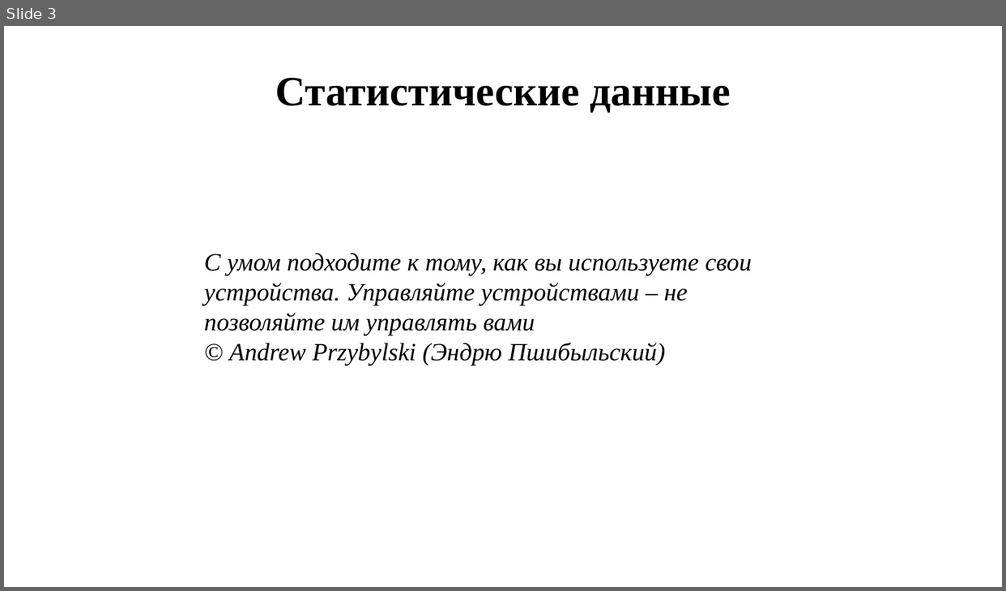
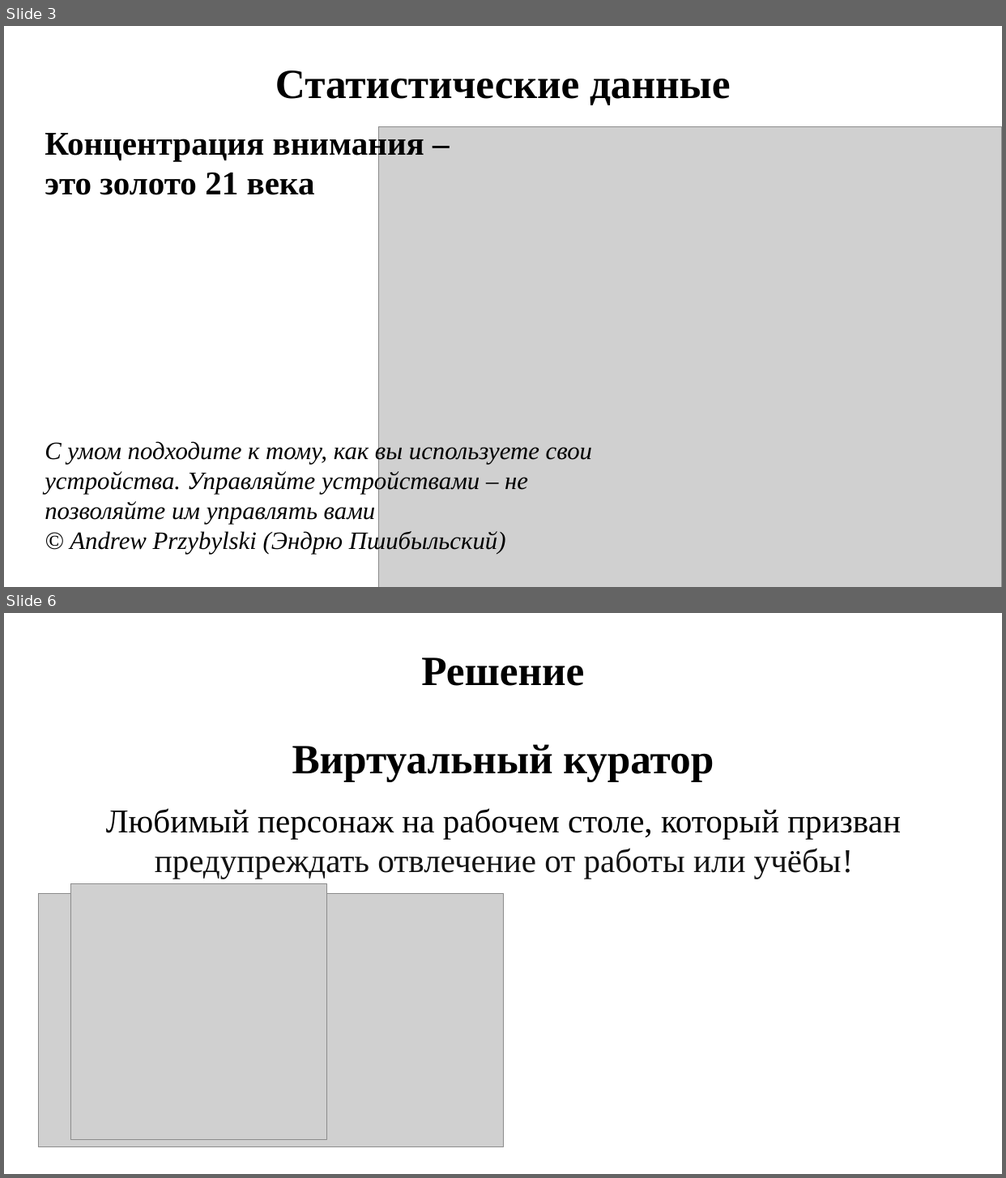
Before and after one commit to DronSyperlol/VirtualCurator, a slide deck: Docs/Presentation.pptx. Shown one above the other, each under a label of ours: slide 3 before the commit, slides 3 and 6 after it; the slides between them are not shown. The pictures are 1006x591 and 1006x1178 pixels, drawn with LibreOffice and Linux fonts; fonts in the diff are those of the drawing; grey boxes stand for pictures. Boxes give left, top, right and bottom in pixels: in the first picture for what was removed or moved away, otherwise in the second. Text is boxed around its words. In the diff, an @@ line names an element or a change of style, - is before the commit and + after.

```diff
--- a/Docs/Presentation.pptx
+++ b/Docs/Presentation.pptx
@@ slide 6 added at bbox=[4, 613, 1002, 1174], background #FFFFFF @@
@@ text added at bbox=[421, 658, 584, 686], 40 pt, text #000000, bold @@
+Решение
@@ text added at bbox=[292, 744, 714, 782], 40 pt, text #000000, bold @@
+Виртуальный куратор
@@ text added at bbox=[106, 808, 901, 879], 32 pt, text #000000 @@
+Любимый персонаж на рабочем столе, который призван предупреждать отвлечение от работы или учёбы!
@@ picture added at bbox=[39, 894, 503, 1148] @@
@@ picture added at bbox=[70, 884, 326, 1140] @@
@@ slide 3 changed as well @@
@@ text "Статистические данные": place and size @@
-text "Статистические данные" at bbox=[275, 78, 730, 113]
+text "Статистические данные" at bbox=[275, 71, 730, 105]
@@ text added at bbox=[44, 129, 424, 195], 32 pt, text #000000, bold @@
+Концентрация внимания – это золото 21 века
@@ picture added at bbox=[378, 127, 1002, 587] @@
@@ text "С умом подходите к тому, ...": place and size @@
-text "С умом подходите к тому, ..." at bbox=[204, 253, 752, 365]
+text "С умом подходите к тому, ..." at bbox=[44, 440, 592, 554]
```
Also in this commit, not shown: 4 other slides changed, 6 other slides added, 4 slides removed.
